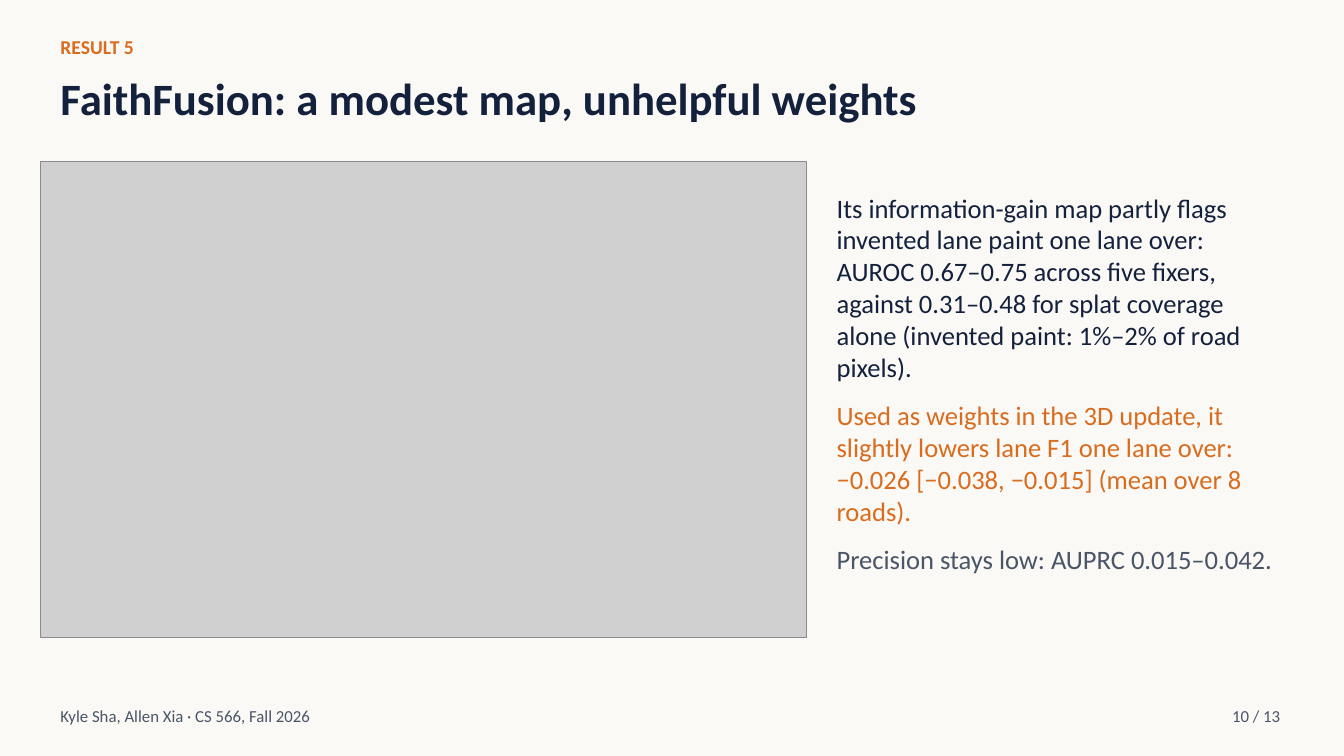
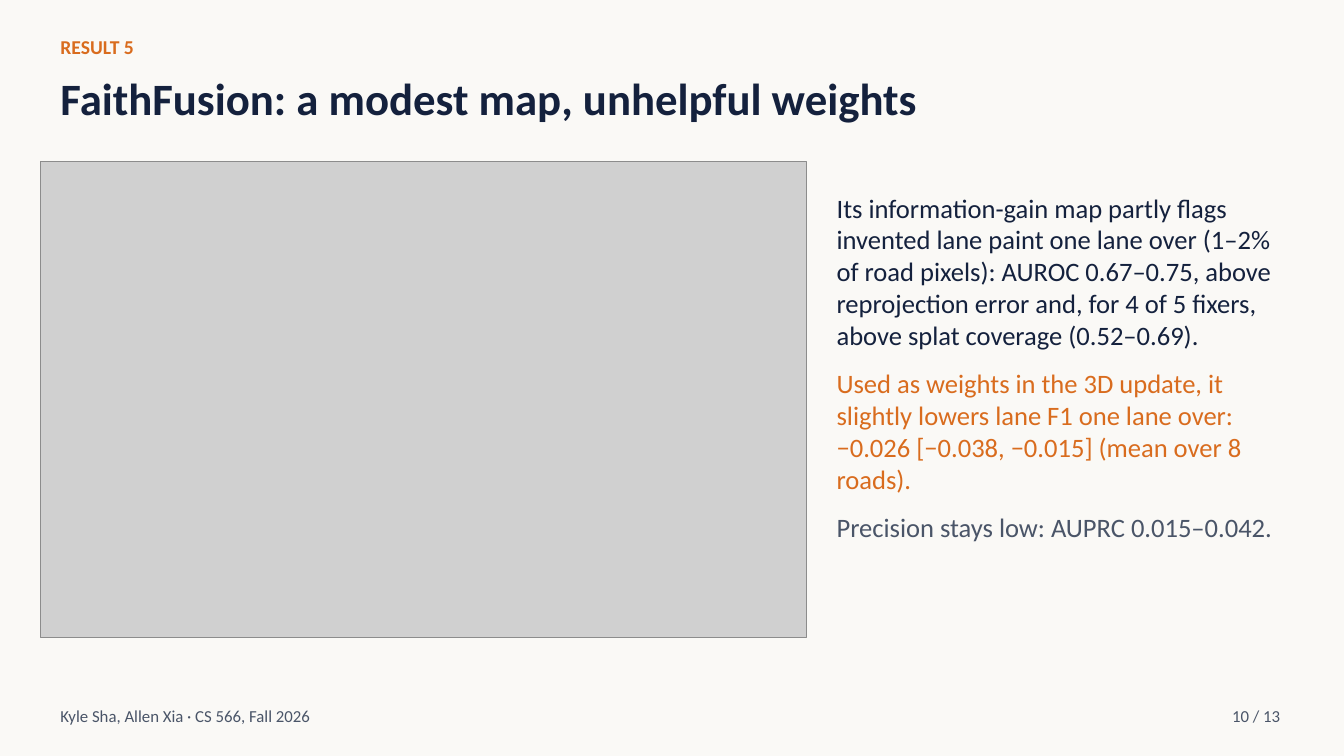
Before and after one commit to ksha23/cs566-drive-sim-trust, a slide deck: slide 10 of presentation/cs566_drive_sim_talk.pptx. Drawn at 1344x756 pixels with LibreOffice and Linux fonts; fonts in the diff are those of the drawing; grey boxes stand for pictures. Boxes give left, top, right and bottom in pixels: in the first picture for what was removed or moved away, otherwise in the second. Text is boxed around its words. In the diff, an @@ line names an element or a change of style, - is before the commit and + after.

```diff
--- a/presentation/cs566_drive_sim_talk.pptx
+++ b/presentation/cs566_drive_sim_talk.pptx
@@ text at bbox=[837, 199, 1270, 350]: text changed @@
-Its information-gain map partly flags invented lane paint one lane over: AUROC 0.67–0.75 across five fixers, against 0.31–0.48 for splat coverage alone (invented paint: 1%–2% of road pixels).
+Its information-gain map partly flags invented lane paint one lane over (1–2% of road pixels): AUROC 0.67–0.75, above reprojection error and, for 4 of 5 fixers, above splat coverage (0.52–0.69).
```
Also in this commit, not shown: 6 other slides changed, 49 other files.
